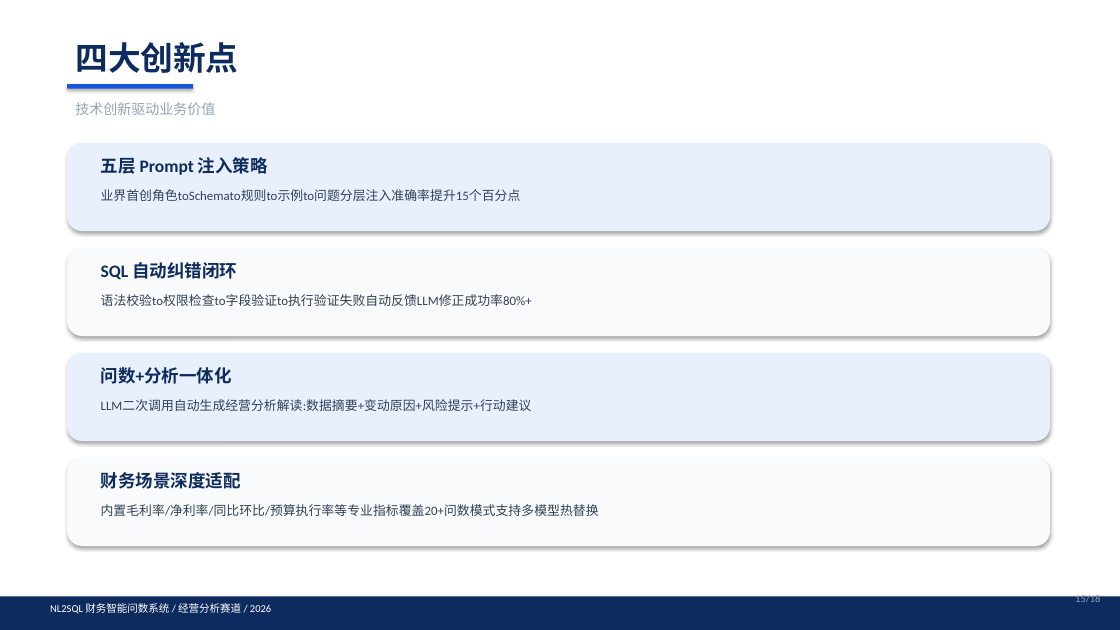
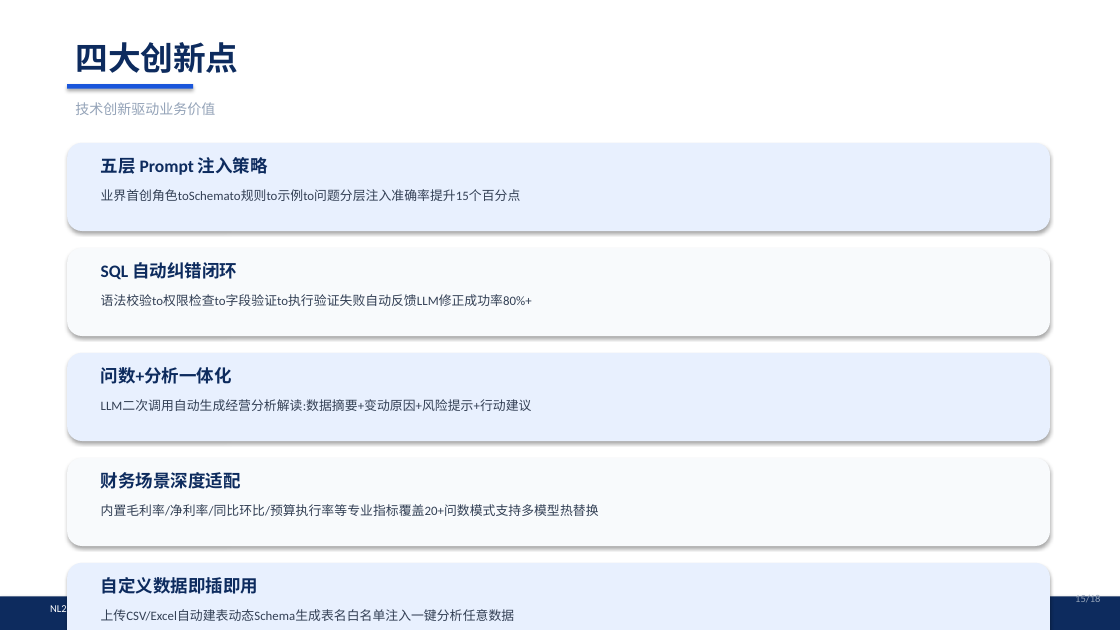
Before and after one commit to Jared-Nathan-Su/nlwsql-finance, a slide deck: slide 15 of docs/NL2SQL_答辩PPT.pptx. Drawn at 1120x630 pixels with LibreOffice and Linux fonts; fonts in the diff are those of the drawing. Boxes give left, top, right and bottom in pixels: in the first picture for what was removed or moved away, otherwise in the second. Text is boxed around its words. In the diff, an @@ line names an element or a change of style, - is before the commit and + after.

```diff
--- a/docs/NL2SQL_答辩PPT.pptx
+++ b/docs/NL2SQL_答辩PPT.pptx
@@ rounded rectangle added at box(67, 563, 1050, 630), fill #E8F0FE @@
@@ text added at box(101, 577, 258, 594), 15 pt, text #0D2B5E, bold @@
+自定义数据即插即用
@@ text added at box(101, 609, 515, 621), 11 pt, text #334055 @@
+上传CSV/Excel自动建表动态Schema生成表名白名单注入一键分析任意数据
```
Also in this commit, not shown: 5 other slides changed, 1 other file.
